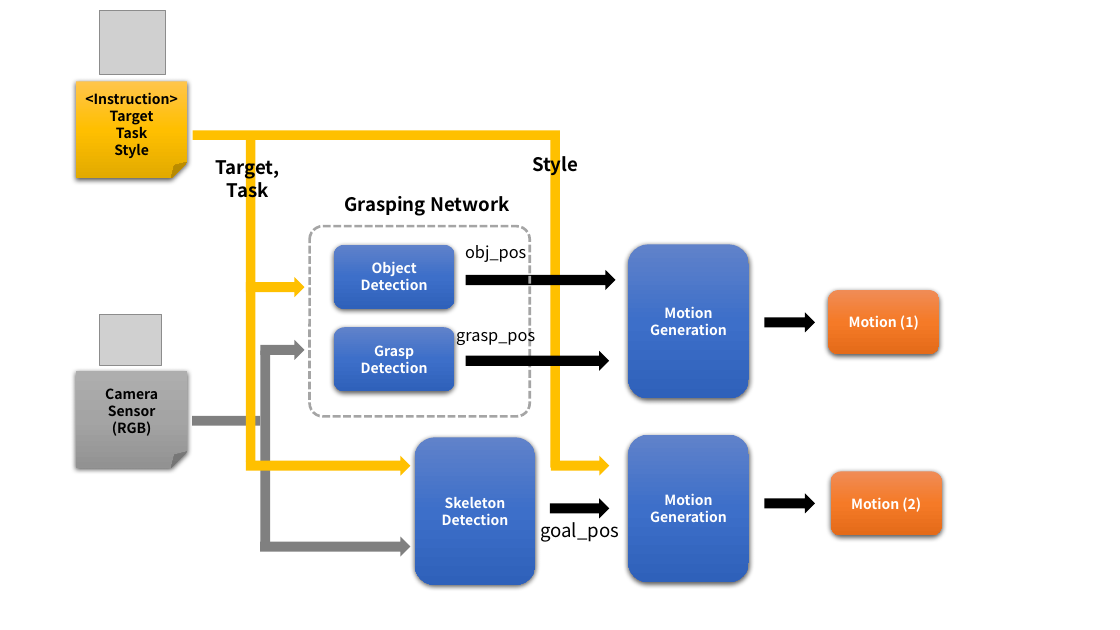
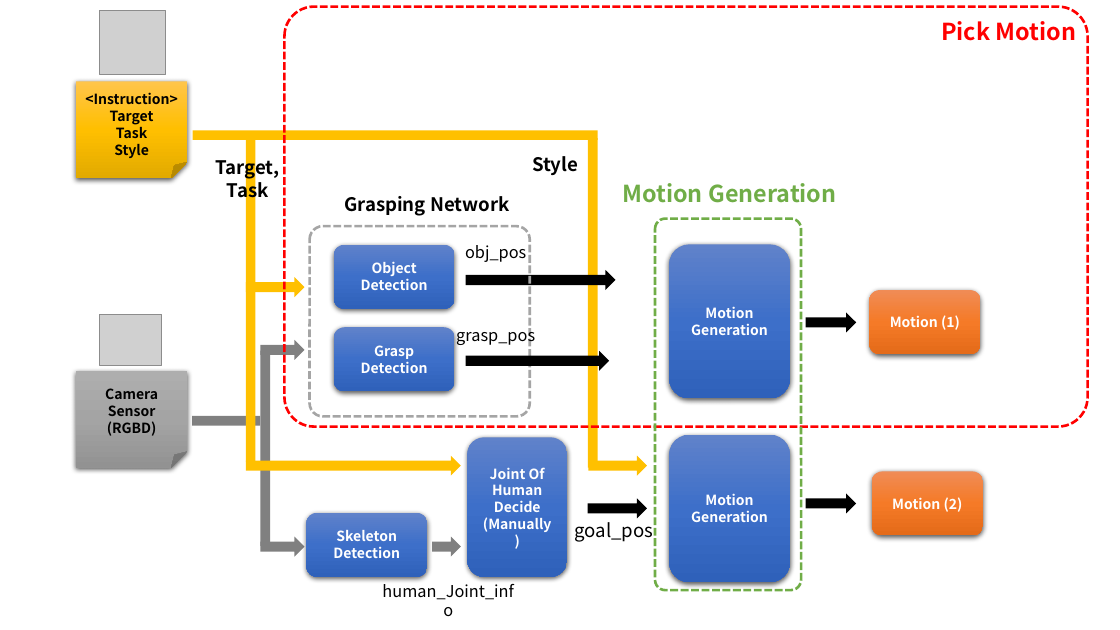
Before and after one commit to choibigo/robot_ai, a slide deck: slide 2 of docs/robot_ai_framework.pptx (slide 1 before the commit). Drawn at 1120x630 pixels with LibreOffice and Linux fonts; fonts in the diff are those of the drawing; grey boxes stand for pictures. Boxes give left, top, right and bottom in pixels: in the first picture for what was removed or moved away, otherwise in the second. Text is boxed around its words. In the diff, an @@ line names an element or a change of style, - is before the commit and + after.

Commit message:
final ppt

```diff
--- a/docs/robot_ai_framework.pptx
+++ b/docs/robot_ai_framework.pptx
@@ rounded rectangle added at <box>285,7,1088,427</box>, outline #FF0000 2.25 pt dashed @@
@@ text added at <box>941,21,1076,41</box>, 20 pt, text #FF0000, bold @@
+Pick Motion
@@ rectangle: place and size @@
-rectangle at <box>192,131,560,140</box>
+rectangle at <box>193,131,598,140</box>
@@ text added at <box>623,183,836,203</box>, 20 pt, text #70AD47, bold @@
+Motion Generation
@@ rounded rectangle added at <box>655,218,802,590</box>, outline #70AD47 2.25 pt dashed @@
@@ text in folded corner at <box>107,421,157,436</box>: text changed @@
-(RGB)
+(RGBD)
@@ rounded rectangle added at <box>468,438,568,577</box>, fill gradient #6183CB to #3E70CA to #3062BB, 12 pt, text #FFFFFF, bold @@
+Joint Of Human Decide
+(Manually)
@@ right arrow: place and size @@
-right arrow at <box>246,455,411,476</box>
+right arrow at <box>246,455,461,476</box>
@@ 2 right arrows, 1 text: place and size @@
-2 right arrows, 1 text at <box>540,455,619,542</box>
+2 right arrows, 1 text at <box>575,455,654,543</box>
@@ 4 rounded rectangles, 2 right arrows, 1 rectangle: place and size @@
-4 rounded rectangles, 2 right arrows, 1 rectangle at <box>550,138,942,582</box>
+4 rounded rectangles, 2 right arrows, 1 rectangle at <box>588,138,983,582</box>
@@ right arrow: place and size @@
-right arrow at <box>260,537,411,557</box>
+right arrow at <box>260,537,305,557</box>
@@ rounded rectangle "Skeleton": place and size @@
-rounded rectangle "Skeleton" at <box>415,438,536,586</box>
+rounded rectangle "Skeleton" at <box>307,513,428,576</box>
@@ right arrow added at <box>432,537,460,557</box>, fill #808080 @@
@@ text added at <box>382,580,514,600</box>, 14 pt, text #000000 @@
+human_Joint_info
```
Also in this commit, not shown: 1 other slide changed, 1 slide added, 1 other file.
